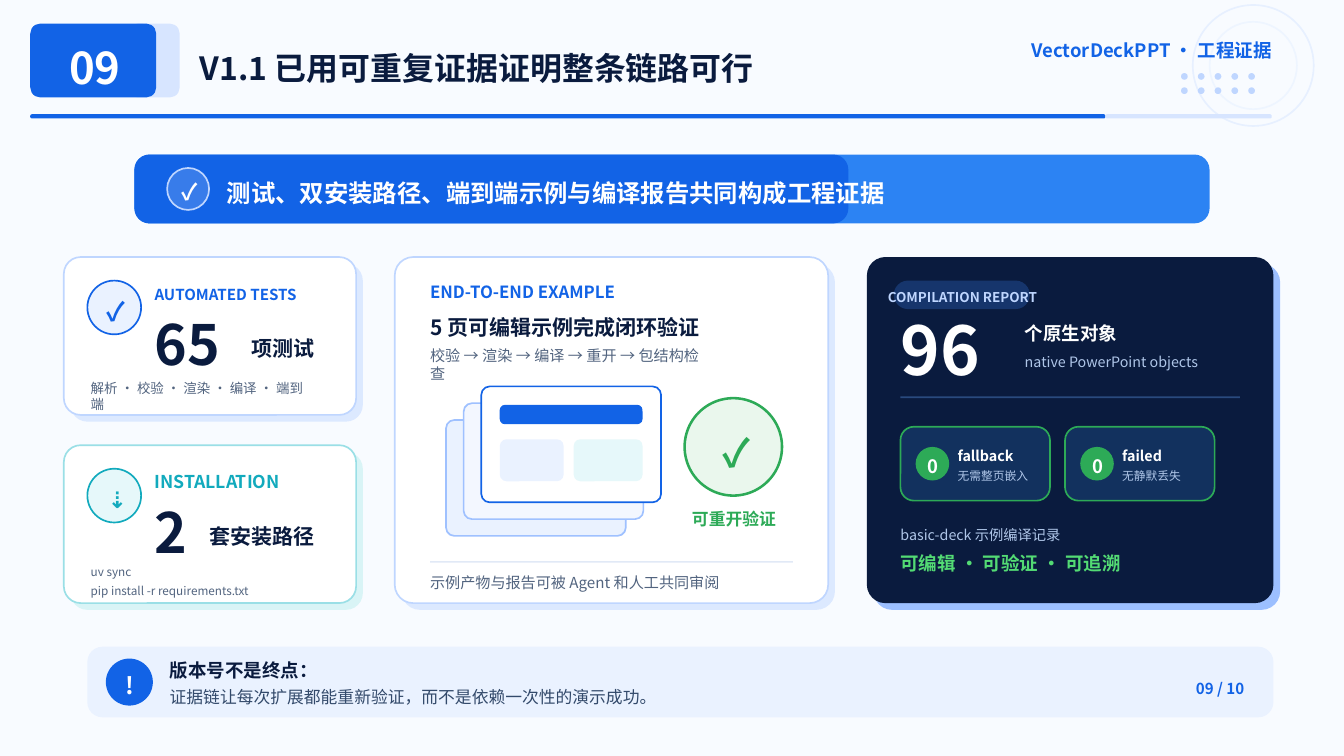
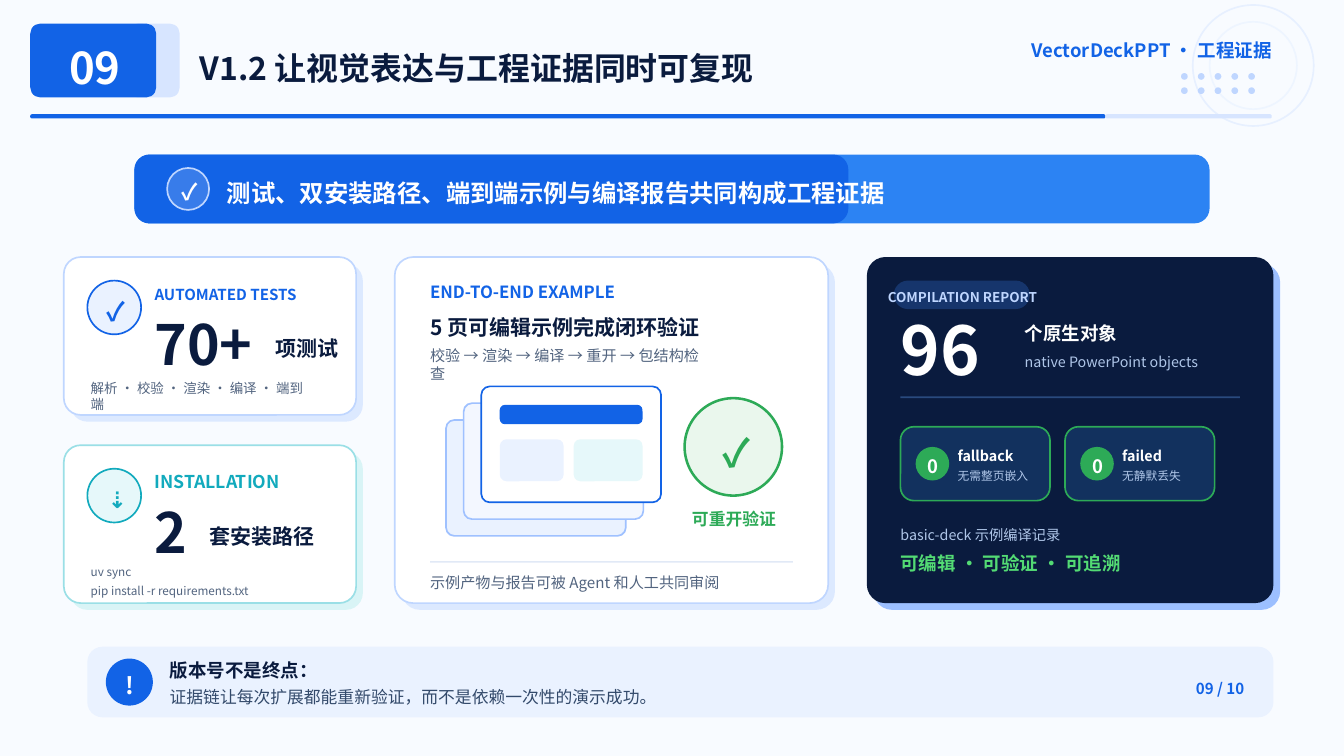
Before and after one commit to AaaBinfinity/VectorDeckPPT, a slide deck: slide 9 of examples/project-intro-deck/project-intro.pptx. Drawn at 1344x756 pixels with LibreOffice and Linux fonts; fonts in the diff are those of the drawing. Boxes give left, top, right and bottom in pixels: in the first picture for what was removed or moved away, otherwise in the second. Text is boxed around its words. In the diff, an @@ line names an element or a change of style, - is before the commit and + after.

```diff
--- a/examples/project-intro-deck/project-intro.pptx
+++ b/examples/project-intro-deck/project-intro.pptx
@@ text at bbox=[200, 53, 754, 83]: text changed @@
-V1.1 已用可重复证据证明整条链路可行
+V1.2 让视觉表达与工程证据同时可复现
@@ text at bbox=[155, 323, 253, 366]: text changed @@
-65
+70+
@@ text "项测试": place and size @@
-text "项测试" at bbox=[252, 338, 315, 358]
+text "项测试" at bbox=[276, 338, 339, 358]
```
Also in this commit, not shown: 4 other slides changed, 15 other files.
